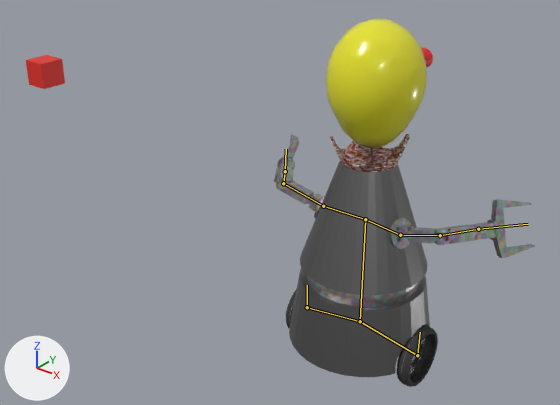
A saved change to the Blender file Blender/BlenderProjekt11.blend.
Both versions are drawn from a 50 mm lens placed at (24.6, -39.9, 35.0), pointed at (-7.2, -0.1, 10.3). Every picture has the same lights, and +X, +Y and +Z are marked at lower left. The bones that bend it are drawn over the model as lines.

The first picture shows 'Cube', 'Fläche.020', 'Krone', 'Mball.001'.
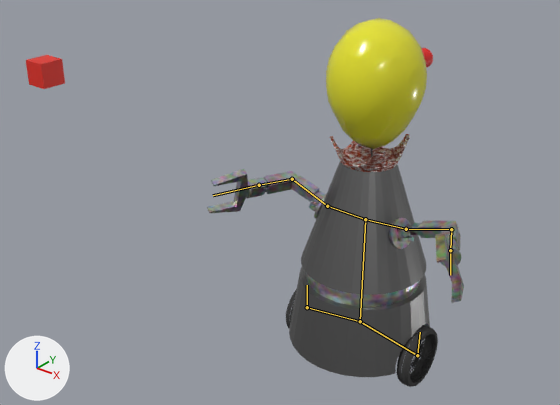
Commit message: Update BlenderProjekt11.blend
Animation 3 Bugfix

The newer file adds an action. The first version stands in its rest pose; the second is drawn at frame 10 of the action 'Idle Animation2'.

The edits, one by one:
Bone 'Bone.001' (bone_bone_001) turns from (0, 0, 0) to (169, 5, -3) degrees about its own x, y and z.
Bone 'Bone.002' (bone_bone_002) turns from (0, 0, 0) to (171, 7, 10) degrees about its own x, y and z.

Changed parts and their boxes [x1, y1, x2, y2] in the pictures (560 x 405 px):
'Fläche.020', posed (11% shorter): before [274, 134, 535, 387]; after [207, 161, 464, 387]
bone 'Bone.001', root to tip: before (365, 219) to (400, 235); after (365, 219) to (327, 206)
bone 'Bone.002', root to tip: before (365, 219) to (323, 206); after (365, 219) to (406, 229)
